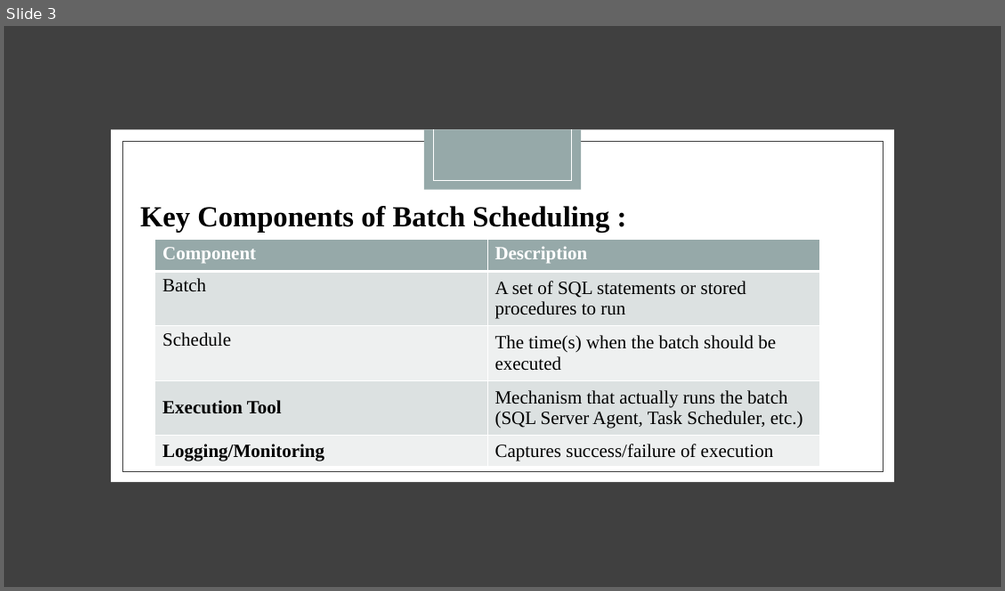
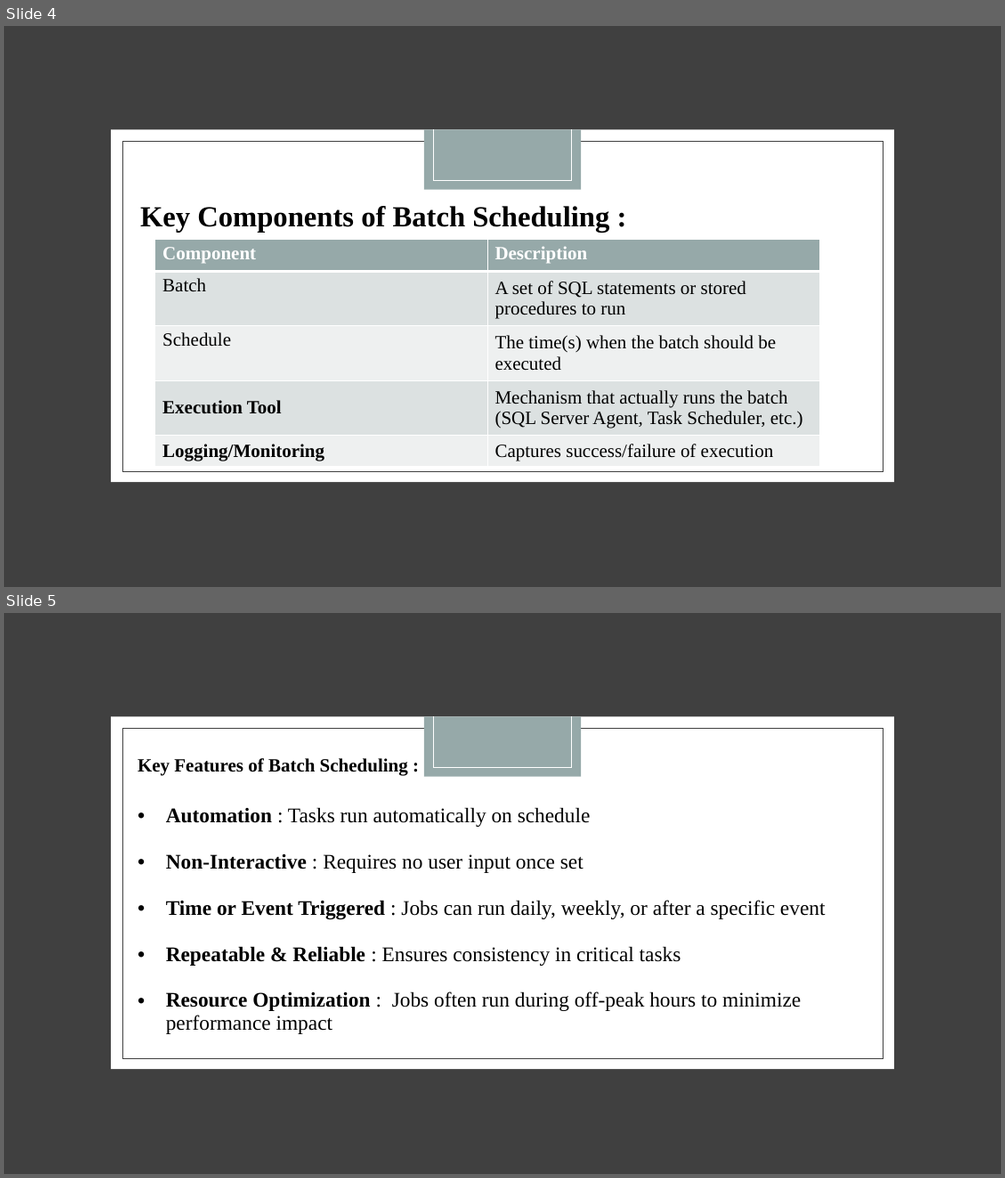
Before and after one commit to MRYASHPS999/.NETCorePractice, a slide deck: Notes/Batch Scheduling.pptx. Shown one above the other, each under a label of ours: slide 3 before the commit, slides 4 and 5 after it. The pictures are 1005x591 and 1005x1178 pixels, drawn with LibreOffice and Linux fonts; fonts in the diff are those of the drawing. Boxes give left, top, right and bottom in pixels: in the first picture for what was removed or moved away, otherwise in the second. Text is boxed around its words. In the diff, an @@ line names an element or a change of style, - is before the commit and + after.

```diff
--- a/Notes/Batch Scheduling.pptx
+++ b/Notes/Batch Scheduling.pptx
@@ slide 5 added at (4,613,1001,1174), background #FFFFFF; not listed: 7 template elements that a slide beside it also shows @@
@@ text added at (138,758,408,775), 18 pt, text #000000, bold @@
+Key Features of Batch Scheduling :
@@ table added at (130,791,872,1047), 1 rows, 1 columns @@
+Automation : Tasks run automatically on schedule / Non-Interactive : Requires no user input once set / Time or Event Triggered : Jobs can run daily, weekly, or after a specific event / Repeatable & Reliable : Ensures consistency in critical tasks / Resource Optimization : Jobs often run during off-peak hours to minimize performance impact
@@ what was slide 3 is now slide 4 @@
```
Also in this commit, not shown: 2 other slides added, 2 slides removed.
